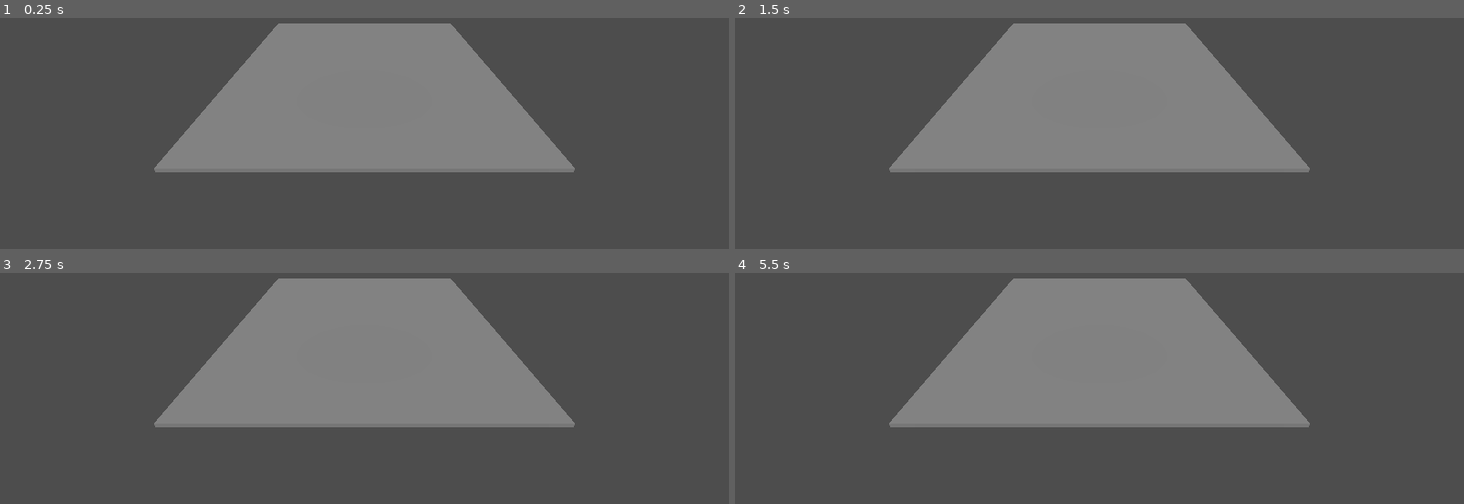
Above: before the commit, frames 1-4 (two rows, left to right).
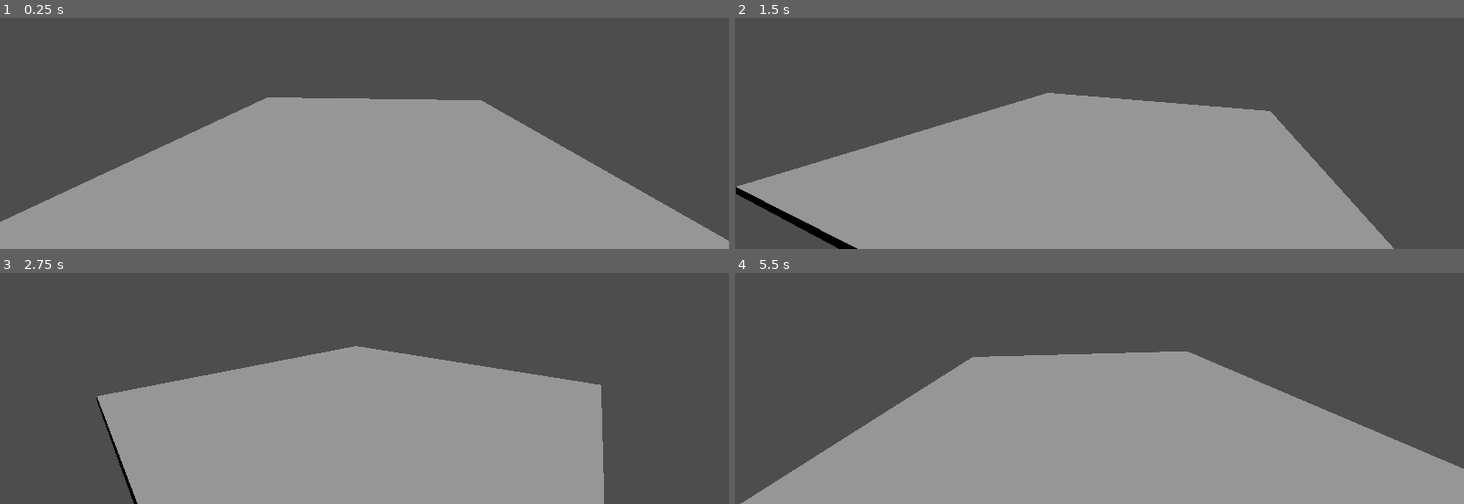
Above: after the commit, the same moments.

Repository: CharlieKnipper/SSFF
Game: Godot game, scene res://main.tscn
The game is run twice, just before and just after one commit, with the same random seed, the same clock (stepped at 60 frames per second) and the same inputs.
Inputs:
- Up to frame 1 (0.25 s): no input
- Up to frame 2 (1.5 s): no input
- Up to frame 3 (2.75 s): no input
- Up to frame 4 (5.5 s): no input

The runs differ from the first frame. In frame 1, 42% of the frame differs, in the area x 0-100%, y 2-100%; in frame 2, 41%; in frame 3, 38%; in frame 4, 42%.
Error before the commit: Cannot call method 'shader_create_from_spirv' on a null value. (res://simulator/simulator.gd:26)
Error after the commit: Cannot call method 'texture_create' on a null value. (res://simulator/simulator.gd:64)

Commit message:
Finished initial shader pipeline w/particle spawn

Diff:
--- a/main.tscn
+++ b/main.tscn
@@ -1,22 +1,13 @@
-[gd_scene load_steps=7 format=3 uid="uid://b5ursdn8tvjxd"]
+[gd_scene load_steps=5 format=3 uid="uid://b5ursdn8tvjxd"]
 
 [ext_resource type="Script" uid="uid://cxyhmtvqystl0" path="res://simulator/simulator.gd" id="1_ig7tw"]
+[ext_resource type="Script" uid="uid://b4tc20buttrgx" path="res://scripts/camera.gd" id="2_0xm2m"]
 
 [sub_resource type="BoxShape3D" id="BoxShape3D_sgp6g"]
 size = Vector3(8, 0.1, 8)
 
 [sub_resource type="BoxMesh" id="BoxMesh_sgp6g"]
 size = Vector3(8, 0.1, 8)
-
-[sub_resource type="BoxShape3D" id="BoxShape3D_o5qli"]
-size = Vector3(8, 4, 0.1)
-
-[sub_resource type="BoxShape3D" id="BoxShape3D_0wfyh"]
-size = Vector3(0.1, 4, 8)
-
-[sub_resource type="SphereMesh" id="SphereMesh_ig7tw"]
-radius = 0.2
-height = 0.4
 
 [node name="Main" type="Node3D"]
 
@@ -29,32 +20,15 @@
 [node name="MeshInstance3D" type="MeshInstance3D" parent="Ground"]
 mesh = SubResource("BoxMesh_sgp6g")
 
-[node name="Walls" type="StaticBody3D" parent="."]
-transform = Transform3D(1, 0, 0, 0, 1, 0, 0, 0, 1, 0, -4.1, 0)
-
-[node name="W1" type="CollisionShape3D" parent="Walls"]
-transform = Transform3D(1, 0, 0, 0, 1, 0, 0, 0, 1, 0, 2, 4)
-shape = SubResource("BoxShape3D_o5qli")
-
-[node name="W2" type="CollisionShape3D" parent="Walls"]
-transform = Transform3D(1, 0, 0, 0, 1, 0, 0, 0, 1, 0, 2, -4)
-shape = SubResource("BoxShape3D_o5qli")
-
-[node name="W3" type="CollisionShape3D" parent="Walls"]
-transform = Transform3D(1, 0, 0, 0, 1, 0, 0, 0, 1, 4, 2, 0)
-shape = SubResource("BoxShape3D_0wfyh")
-
-[node name="W4" type="CollisionShape3D" parent="Walls"]
-transform = Transform3D(1, 0, 0, 0, 1, 0, 0, 0, 1, -4, 2, 0)
-shape = SubResource("BoxShape3D_0wfyh")
-
 [node name="DirectionalLight3D" type="DirectionalLight3D" parent="."]
-transform = Transform3D(1, 0, 0, 0, 0.6362128, 0.7715135, 0, -0.7715135, 0.6362128, 0, 4.5905056, 5.0099216)
+transform = Transform3D(1, 0, 0, 0, 1.192488e-08, 0.99999994, 0, -0.99999994, 1.192488e-08, 0, 4.5905056, 5.0099216)
 shadow_enabled = true
-
-[node name="Camera3D" type="Camera3D" parent="."]
-transform = Transform3D(1, 0, 0, 0, 0.9107846, 0.41288185, 0, -0.41288185, 0.9107846, 0, 0.19472313, 7.639713)
 
 [node name="Simulator" type="Node3D" parent="."]
 script = ExtResource("1_ig7tw")
-mesh = SubResource("SphereMesh_ig7tw")
+
+[node name="Rig" type="Node3D" parent="."]
+script = ExtResource("2_0xm2m")
+
+[node name="Camera3D" type="Camera3D" parent="Rig"]
+transform = Transform3D(1, 0, 0, 0, 1, 0, 0, 0, 1, 0, -2, 6)
--- /dev/null
+++ b/scripts/camera.gd
@@ -0,0 +1,6 @@
+extends Node3D
+
+@export var rotation_speed: float = 15.0
+
+func _process(delta: float) -> void:
+	rotate_y(deg_to_rad(rotation_speed) * delta)
--- /dev/null
+++ b/simulator/shaders/renderParticles.gdshader
@@ -0,0 +1,26 @@
+shader_type spatial;
+render_mode unshaded;
+
+uniform sampler2D vel_texture;
+uniform sampler2D pos_texture;
+uniform int texture_width;
+
+void vertex() {
+    int id = int(VERTEX_ID);
+
+    // Get the texture coordinates for this particle
+    int x = id % texture_width;
+    int y = id / texture_width;
+    vec2 uv = (vec2(float(x), float(y)) + 0.5) / float(texture_width);
+
+    // Set the position accordingly
+    vec3 pos = texture(pos_texture, uv).xyz;
+    UV = vec2(0.0, texture(vel_texture, uv).y);
+
+    VERTEX = pos;
+    POINT_SIZE = 6.0; // Set point size for rendering particles
+}
+
+void fragment() {
+    ALBEDO = vec3(UV, 0.0); // debug uv mapping
+}
--- a/simulator/simulator.gd
+++ b/simulator/simulator.gd
@@ -1,78 +1,145 @@
 extends Node3D
 
-@export var num_particles := 1000
-@export var box_min := Vector3(-5, -3.9, -5)
-@export var box_max := Vector3(5, 5, 5)
+@export var num_particles := 5000
+@export var box_min := Vector3(-4, -3.9, -4)
+@export var box_max := Vector3(4, 0, 4)
 @export var gravity := Vector3(0, -9.81, 0)
-@export var damping := -0.5
-@export var mesh := SphereMesh.new()
+@export var damping := -0.8
 
+## Everything defining the compute shader pipeline
 var rd : RenderingDevice
-var shader : RID
+var comp_shader : RID
 var pipeline : RID
-var buffer : RID
-var multimesh : MultiMesh
-var multimesh_instance : MultiMeshInstance3D
+var uniform_set : RID
 
-const LOCAL_SIZE_X := 128
+## Everything defining the vertex shader pipeline
+var vert_shader : Shader
+var particle_mat : ShaderMaterial
+
+## Everything we want sent to the gpu:
+var texture_width : int
+var pos_texture_rid : RID
+var vel_texture_rid : RID
+var pos_texture : Texture2DRD
+var vel_texture : Texture2DRD
 
 func _ready():
-	## Initialize rendering device
-	rd = RenderingServer.create_local_rendering_device()
+	# Initialize rendering device
+	rd = RenderingServer.get_rendering_device()
 
-	## Load GLSL shader
+	## -------------------- Texture Setup --------------------
+
+	# Define the empty texture format
+	texture_width = ceil(sqrt(num_particles)) # we define the textures to be a square that has a number of texels >= to num_particles
+
+	var texture_format := RDTextureFormat.new()
+	texture_format.width = texture_width
+	texture_format.height = texture_width
+	texture_format.format = RenderingDevice.DATA_FORMAT_R32G32B32A32_SFLOAT
+	texture_format.usage_bits = (
+		RenderingDevice.TEXTURE_USAGE_STORAGE_BIT | # for compute shader writes
+		RenderingDevice.TEXTURE_USAGE_SAMPLING_BIT | # for vertex shader reads
+		RenderingDevice.TEXTURE_USAGE_CAN_UPDATE_BIT # for CPU initialization
+	)
+
+	# Initialize each texture
+	var pos_data := PackedFloat32Array()
+	pos_data.resize(texture_width * texture_width * 4) # 4 floats per texel (rgba)
+	var vel_data := PackedFloat32Array()
+	vel_data.resize(texture_width * texture_width * 4)
+
+	for i in range(num_particles):
+		# Initial Position:
+		pos_data[i * 4 + 0] = randf_range(box_min.x, box_max.x) # x
+		pos_data[i * 4 + 1] = randf_range(box_min.y, box_max.y) # y
+		pos_data[i * 4 + 2] = randf_range(box_min.z, box_max.z) # z
+		pos_data[i * 4 + 3] = 0.0 # unused 4th value
+
+		# Initial Velocity:
+		vel_data[i * 4 + 0] = 0.0 # x
+		vel_data[i * 4 + 1] = 0.0 # y
+		vel_data[i * 4 + 2] = 0.0 # z
+		vel_data[i * 4 + 3] = 0.0 # unused 4th value
+
+	pos_texture_rid = rd.texture_create(texture_format, RDTextureView.new(), [pos_data.to_byte_array()])
+	pos_texture = Texture2DRD.new()
+	pos_texture.texture_rd_rid = pos_texture_rid
+
+	vel_texture_rid = rd.texture_create(texture_format, RDTextureView.new(), [vel_data.to_byte_array()])
+	vel_texture = Texture2DRD.new()
+	vel_texture.texture_rd_rid = vel_texture_rid
+
+	## -------------------- Compute Shader Setup --------------------
+
+	# Load the compute shader
 	var shader_file := load("res://simulator/compute_shaders/updatePosition.glsl")
 	var shader_spirv: RDShaderSPIRV = shader_file.get_spirv()
-	shader = rd.shader_create_from_spirv(shader_spirv)
+	comp_shader = rd.shader_create_from_spirv(shader_spirv)
 
-	## Initialize GPU buffer for particle data
-	# Prepare our data. We use floats in the shader, so we need 32 bit.
-	var pba = PackedByteArray()
-	pba.resize(num_particles * 4 * 4) # 4 floats * 4 bytes each per particle
+	# Create bindings for each texture
+	var pos_uniform := RDUniform.new()
+	pos_uniform.uniform_type = RenderingDevice.UNIFORM_TYPE_IMAGE
+	pos_uniform.binding = 0  # layout(binding=0) in GLSL
+	pos_uniform.add_id(pos_texture_rid)
 
+	var vel_uniform := RDUniform.new()
+	vel_uniform.uniform_type = RenderingDevice.UNIFORM_TYPE_IMAGE
+	vel_uniform.binding = 1  # layout(binding=1) in GLSL
+	vel_uniform.add_id(vel_texture_rid)
+
+	uniform_set = rd.uniform_set_create([pos_uniform, vel_uniform], comp_shader, 0)
+
+	# Precreate the compute pipeline
+	pipeline = rd.compute_pipeline_create(comp_shader)
+
+	## -------------------- Vertex Shader Setup --------------------
+
+	# Load the vertex shader
+	vert_shader = load("res://simulator/shaders/renderParticles.gdshader")
+	particle_mat = ShaderMaterial.new()
+	particle_mat.shader = vert_shader
+
+	# Pass the relevant textures (and any other data) to the shader as uniforms
+	particle_mat.set_shader_parameter("pos_texture", pos_texture)
+	particle_mat.set_shader_parameter("vel_texture", vel_texture)
+	particle_mat.set_shader_parameter("texture_width", texture_width)
+
+	## -------------------- Additional Setup --------------------
+
+	# Define the vertices of the arraymesh
+	var vertices = PackedVector3Array()
 	for i in range(num_particles):
-		var idx_b = i * 16 # bytes per particle
-		var pos = Vector3(
-			clamp(randf()*3, box_min.x, box_max.x),
-			clamp(randf(), box_min.y, box_max.y),
-			clamp(randf()*3, box_min.z, box_max.z)
-		)
-		pba.encode_float(idx_b + 0, pos.x)
-		pba.encode_float(idx_b + 4, pos.y)
-		pba.encode_float(idx_b + 8, pos.z)
-		pba.encode_float(idx_b + 12, 0.0) # w (unused)
+		vertices.append(Vector3.ZERO)
 
-	buffer = rd.storage_buffer_create(pba.size(), pba)
+	# Initialize the ArrayMesh
+	var arr_mesh = ArrayMesh.new()
+	var arrays = []
+	arrays.resize(Mesh.ARRAY_MAX)
+	arrays[Mesh.ARRAY_VERTEX] = vertices
 
-	## Precreate pipeline
-	pipeline = rd.compute_pipeline_create(shader)
+	# Create and add the Mesh
+	arr_mesh.add_surface_from_arrays(Mesh.PRIMITIVE_POINTS, arrays)
+	var m = MeshInstance3D.new()
+	m.mesh = arr_mesh
+	m.material_override = particle_mat
+	add_child(m)
 
-	## Set up the multimesh
-	multimesh = MultiMesh.new()
-	multimesh.transform_format = MultiMesh.TRANSFORM_3D
-	multimesh.instance_count = num_particles
-	multimesh.mesh = mesh
-	multimesh_instance = MultiMeshInstance3D.new()
-	multimesh_instance.multimesh = multimesh
-	add_child(multimesh_instance)
-
-	## Clean RID objects that need to be freed manually on node removal
+	# Clean RID objects that need to be freed manually on node removal
 	connect("tree_exited", _clean_shader)
 
 func _physics_process(delta):
-	## Prepare the input data to be sent to the GPU
-	# Create a uniform to assign the buffer to the rendering device
-	var uniform := RDUniform.new()
-	uniform.uniform_type = RenderingDevice.UNIFORM_TYPE_STORAGE_BUFFER
-	uniform.binding = 0 # this needs to match the "binding" in our shader file
-	uniform.add_id(buffer)
-	var uniform_set := rd.uniform_set_create([uniform], shader, 0) # the last parameter (the 0) needs to match the "set" in our shader file
-
 	## Define the compute pipeline
 	var compute_list := rd.compute_list_begin()
 	rd.compute_list_bind_compute_pipeline(compute_list, pipeline)
 	rd.compute_list_bind_uniform_set(compute_list, uniform_set, 0)
+	rd.compute_list_set_push_constant(compute_list, _set_push_constants(delta), 64)
 
+	## Dispatch compute shader
+	rd.compute_list_dispatch(compute_list, texture_width, texture_width, 1)
+	rd.compute_list_end()
+	# we don't need to submit/sync because we're using the default rendering device; it will automatically handle any queued jobs
+
+func _set_push_constants(delta) -> PackedByteArray:
 	## Set push constants
 	var pc := PackedByteArray()
 	pc.resize(64)
@@ -93,32 +160,13 @@
 	# dt (float) @ offset 52
 	pc.encode_float(52, delta)
 	# (bytes 56–63 remain as padding — vulkan word-aligns push constants?)
-	rd.compute_list_set_push_constant(compute_list, pc, 64)
 
-	## Dispatch compute shader
-	var groups_x = int((num_particles + LOCAL_SIZE_X - 1) / LOCAL_SIZE_X)
-	rd.compute_list_dispatch(compute_list, groups_x, 1, 1)
-	rd.compute_list_end()
-
-	rd.submit()
-	rd.sync()
-
-	# Read back the data from the buffer
-	var output_bytes := rd.buffer_get_data(buffer)
-	var output := output_bytes.to_float32_array()
-
-	## Transform the multimesh using the new positions
-	_update_multimesh(output)
-
-func _update_multimesh(data: PackedFloat32Array):
-	for i in range(num_particles):
-		var idx = i * 4
-		var pos = Vector3(data[idx + 0], data[idx + 1], data[idx + 2])
-		var t = Transform3D(Basis(), pos)
-		multimesh.set_instance_transform(i, t)
+	return pc
 
 func _clean_shader() -> void:
-	## Free the shader buffer and pipeline manually
-	if buffer: rd.free_rid(buffer)
+	## Free all RID objects manually on exit
+	if pos_texture_rid: rd.free_rid(pos_texture_rid)
+	if vel_texture_rid: rd.free_rid(vel_texture_rid)
+	if comp_shader: rd.free_rid(comp_shader)
+	if uniform_set: rd.free_rid(uniform_set)
 	if pipeline: rd.free_rid(pipeline)
-	if shader: rd.free_rid(shader)
Not shown, changed: simulator/compute_shaders/updatePosition.glsl
